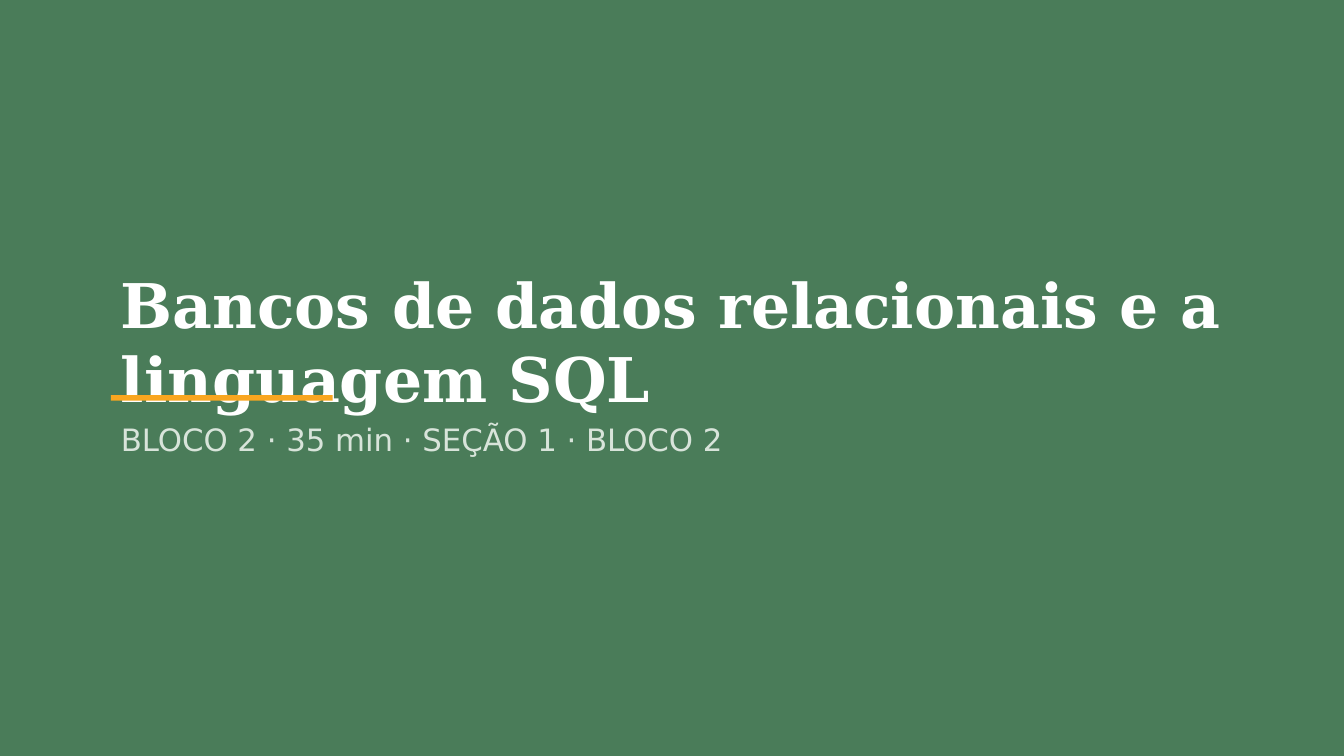
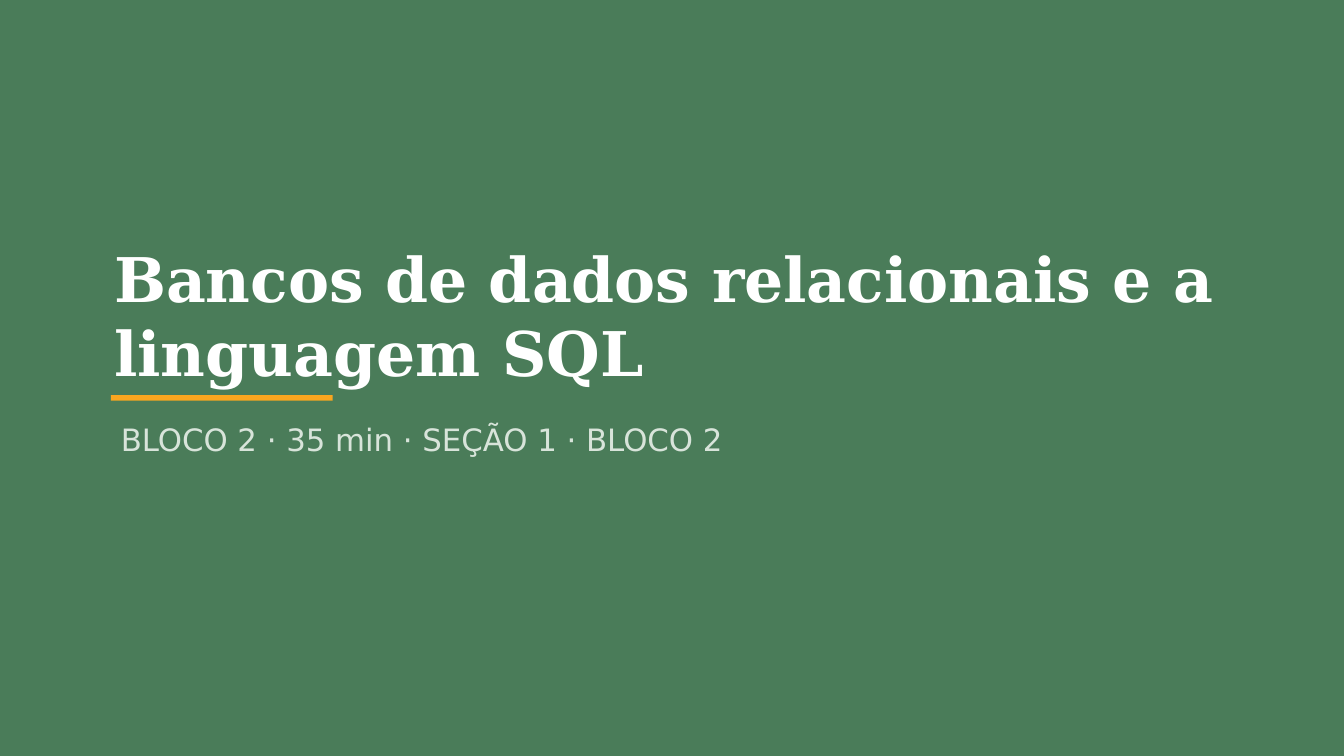
Before and after one commit to Bayer-Group/course-AI-UFV, a slide deck: slide 9 of 04. Inteligência Artificial e os Dados_Eder/Dados a base de toda IA no melhoramento_FIT796.pptx. Drawn at 1344x756 pixels with LibreOffice and Linux fonts; fonts in the diff are those of the drawing. Boxes give left, top, right and bottom in pixels: in the first picture for what was removed or moved away, otherwise in the second. Text is boxed around its words. In the diff, an @@ line names an element or a change of style, - is before the commit and + after.

```diff
--- a/04. Inteligência Artificial e os Dados_Eder/Dados a base de toda IA no melhoramento_FIT796.pptx
+++ b/04. Inteligência Artificial e os Dados_Eder/Dados a base de toda IA no melhoramento_FIT796.pptx
@@ text "Bancos de dados relacionais e ...": place and size @@
-text "Bancos de dados relacionais e ..." at (121, 281, 1220, 415)
+text "Bancos de dados relacionais e ..." at (114, 255, 1213, 388)
```
Also in this commit, not shown: 31 other slides changed, 7 other files.
